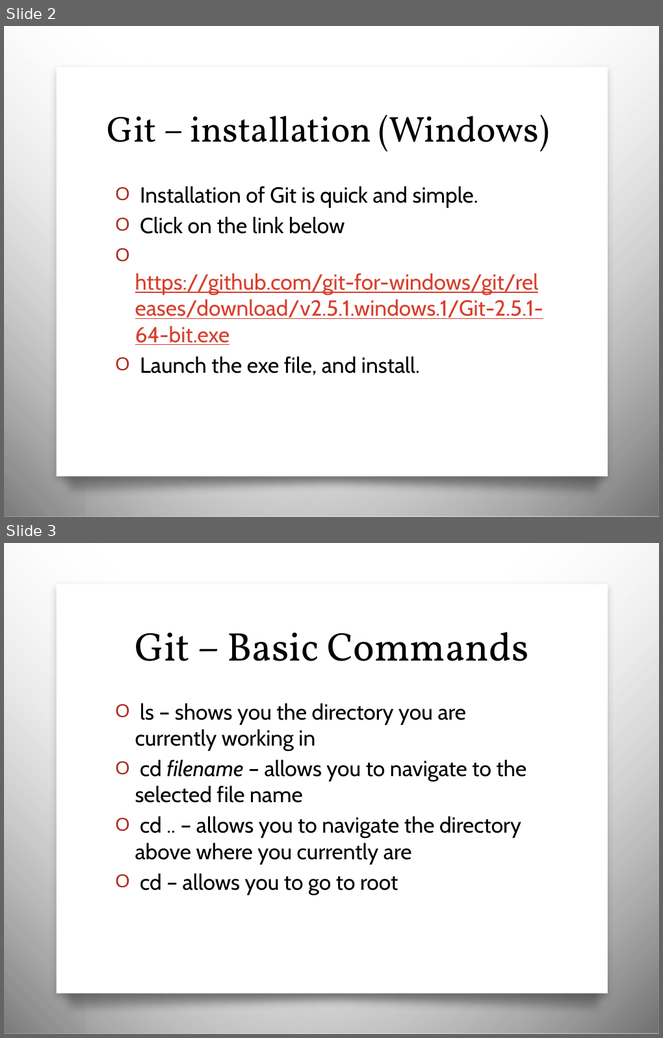
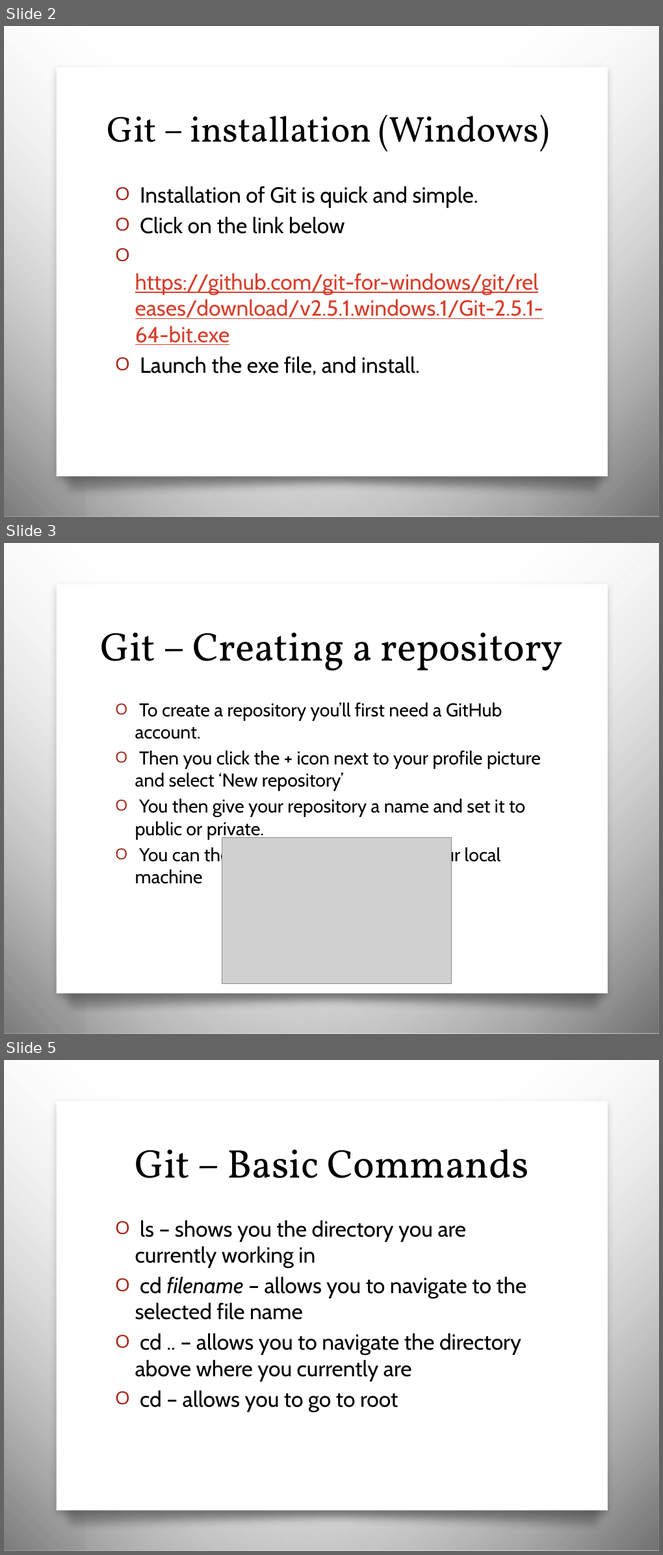
Before and after one commit to JCMander/PortalPower, a slide deck: Git/Git Slides.pptx. Shown one above the other, each under a label of ours: slides 2 and 3 before the commit, slides 2, 3 and 5 after it; the slides between them are not shown. The pictures are 663x1038 and 663x1555 pixels, drawn with LibreOffice and Linux fonts; fonts in the diff are those of the drawing; grey boxes stand for pictures; background and template pictures are left out. Boxes give left, top, right and bottom in pixels: in the first picture for what was removed or moved away, otherwise in the second. Text is boxed around its words. In the diff, an @@ line names an element or a change of style, - is before the commit and + after.

Commit message:
Finished

```diff
--- a/Git/Git Slides.pptx
+++ b/Git/Git Slides.pptx
@@ slide 3 added at (x1=4, y1=543, x2=659, y2=1034), background picture (left out); not listed: 4 template elements that a slide beside it also shows @@
@@ title added at (x1=100, y1=633, x2=563, y2=671), 44 pt, text #000000 @@
+Git – Creating a repository
@@ text added at (x1=135, y1=702, x2=541, y2=866), 20.4 pt, text #000000 @@
+O To create a repository you’ll first need a GitHub account.
+O Then you click the + icon next to your profile picture and select ‘New repository’
+O You then give your repository a name and set it to public or private.
+O You can then clone the repository to your local machine
@@ picture added at (x1=222, y1=838, x2=451, y2=984) @@
@@ what was slide 3 is now slide 5 @@
```
Also in this commit, not shown: 1 other slide added.
